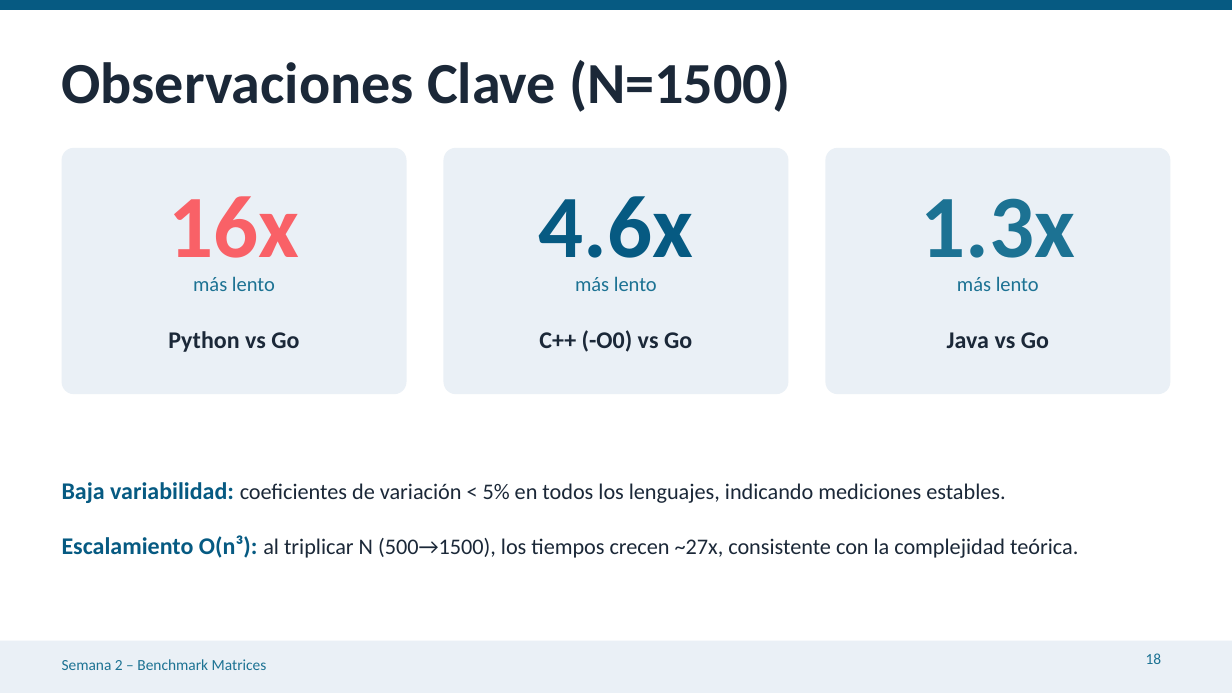
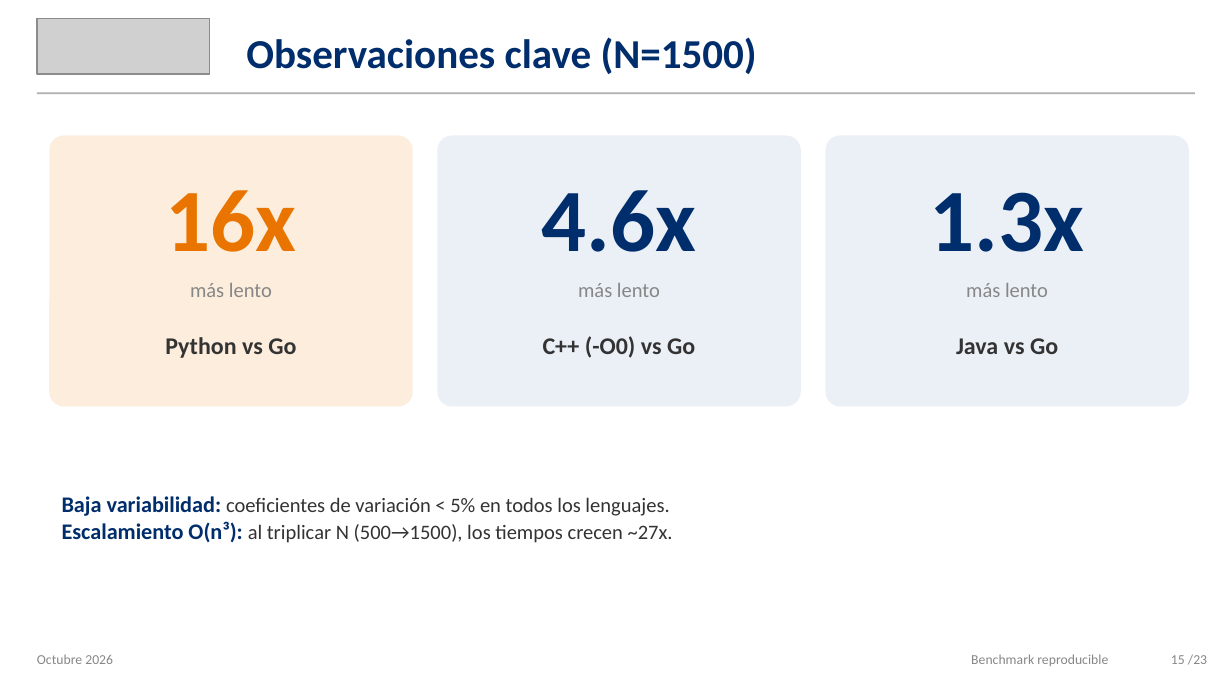
Before and after one commit to jffp-alt/matrix-benchmark, a slide deck: slide 15 of results/Semana2_Benchmark_Matrices.pptx (slide 18 before the commit). Drawn at 1232x693 pixels with LibreOffice and Linux fonts; fonts in the diff are those of the drawing; grey boxes stand for pictures. Boxes give left, top, right and bottom in pixels: in the first picture for what was removed or moved away, otherwise in the second. Text is boxed around its words. In the diff, an @@ line names an element or a change of style, - is before the commit and + after.

```diff
--- a/results/Semana2_Benchmark_Matrices.pptx
+++ b/results/Semana2_Benchmark_Matrices.pptx
@@ picture added at (37,18,209,74) @@
@@ text at (246,37,757,74): text changed; size 34 to 24 pt; text colour #1B2838 to #002D6B @@
-Observaciones Clave (N=1500)
+Observaciones clave (N=1500)
@@ rectangle: place and size @@
-rectangle at (0,0,1232,10)
+rectangle at (37,92,1195,94)
@@ rectangle at (37,92,1195,94): fill #065A82 to #AFAFAF @@
@@ text "16x" at (166,190,297,252): text colour #F96167 to #E97500 @@
@@ rounded rectangle: place and size @@
-rounded rectangle at (62,148,407,394)
+rounded rectangle at (49,136,413,407)
@@ rounded rectangle at (49,136,413,407): fill #EAF0F6 to #FCEDDC; proportions changed @@
@@ text "4.6x" at (542,190,697,252): text colour #065A82 to #002D6B @@
@@ rounded rectangle: place and size @@
-rounded rectangle at (444,148,788,394)
+rounded rectangle at (437,136,801,407)
@@ rounded rectangle at (437,136,801,407): fill #EAF0F6 to #EBF0F7; proportions changed @@
@@ text "1.3x": place and size @@
-text "1.3x" at (921,198,1076,279)
+text "1.3x" at (930,192,1085,252)
@@ text "1.3x" at (930,192,1085,252): text colour #1C7293 to #002D6B @@
@@ rounded rectangle at (825,136,1189,407): fill #EAF0F6 to #EBF0F7; proportions changed @@
@@ rounded rectangle: place and size @@
-rounded rectangle at (825,148,1170,394)
+rounded rectangle at (825,136,1189,407)
@@ text "más lento": place and size @@
-text "más lento" at (193,276,275,291)
+text "más lento" at (190,283,272,297)
@@ text "más lento": place and size @@
-text "más lento" at (575,276,657,291)
+text "más lento" at (578,283,660,297)
@@ text colour #1C7293 to #878787 in 3 elements at (190,283,272,297), (578,283,660,297), (966,283,1048,297) @@
@@ text colour #1B2838 to #333333 in 3 elements at (165,337,296,358), (543,336,695,358), (956,338,1058,354) @@
@@ text at (62,496,673,543): text changed; size 13 to 12 pt; text colour #1B2838 to #333333 @@
-Baja variabilidad: coeficientes de variación < 5% en todos los lenguajes, indicando mediciones estables.
-Escalamiento O(n³): al triplicar N (500→1500), los tiempos crecen ~27x, consistente con la complejidad teórica.
+Baja variabilidad: coeficientes de variación < 5% en todos los lenguajes.
+Escalamiento O(n³): al triplicar N (500→1500), los tiempos crecen ~27x.
@@ rectangle: place and size @@
-rectangle at (0,641,1232,692)
+rectangle at (0,628,1232,693)
@@ rectangle at (0,628,1232,693): fill #EAF0F6 to #FFFFFF @@
@@ text added at (37,655,113,664), 8 pt, text #878787 @@
+Octubre 2026
@@ text removed at (62,659,267,670) @@
-Semana 2 – Benchmark Matrices
@@ text added at (971,654,1108,666), 8 pt, text #878787 @@
+Benchmark reproducible
@@ page number removed at (1146,653,1162,664) @@
-18
@@ text added at (1171,654,1207,665), 8 pt, text #878787 @@
+15 /23
```
Also in this commit, not shown: 6 other slides changed, 16 slides added, 16 slides removed, 1 other file.
